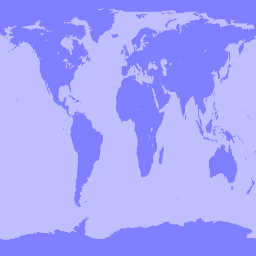
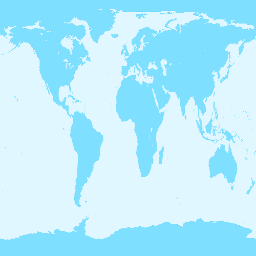
Revision of a layered 256 x 256 image; what changed, layer by layer:
painted on "landmass" over [0, 0, 256, 256]
"water": opacity 25% → 12%, painted on it over [0, 8, 256, 240]
